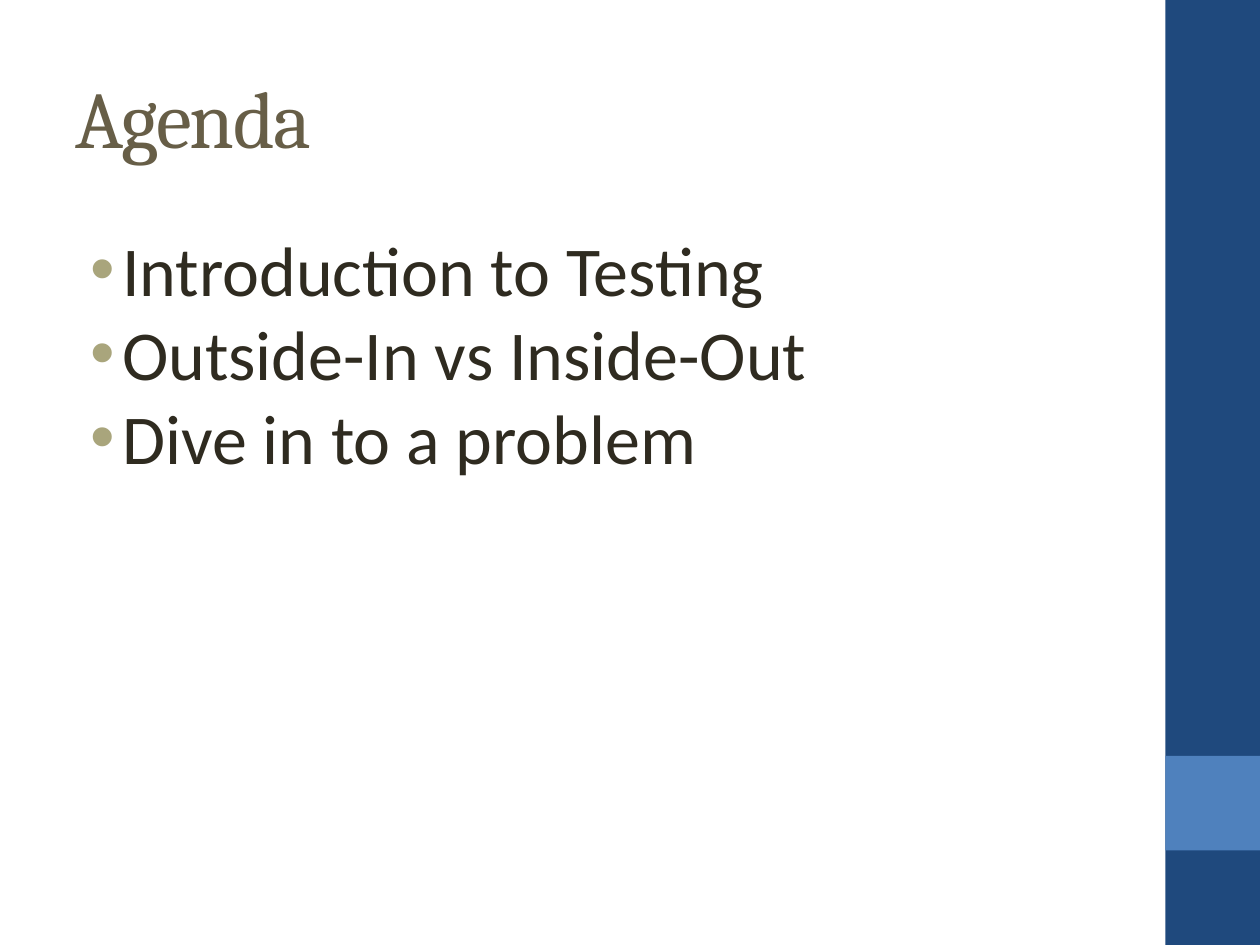
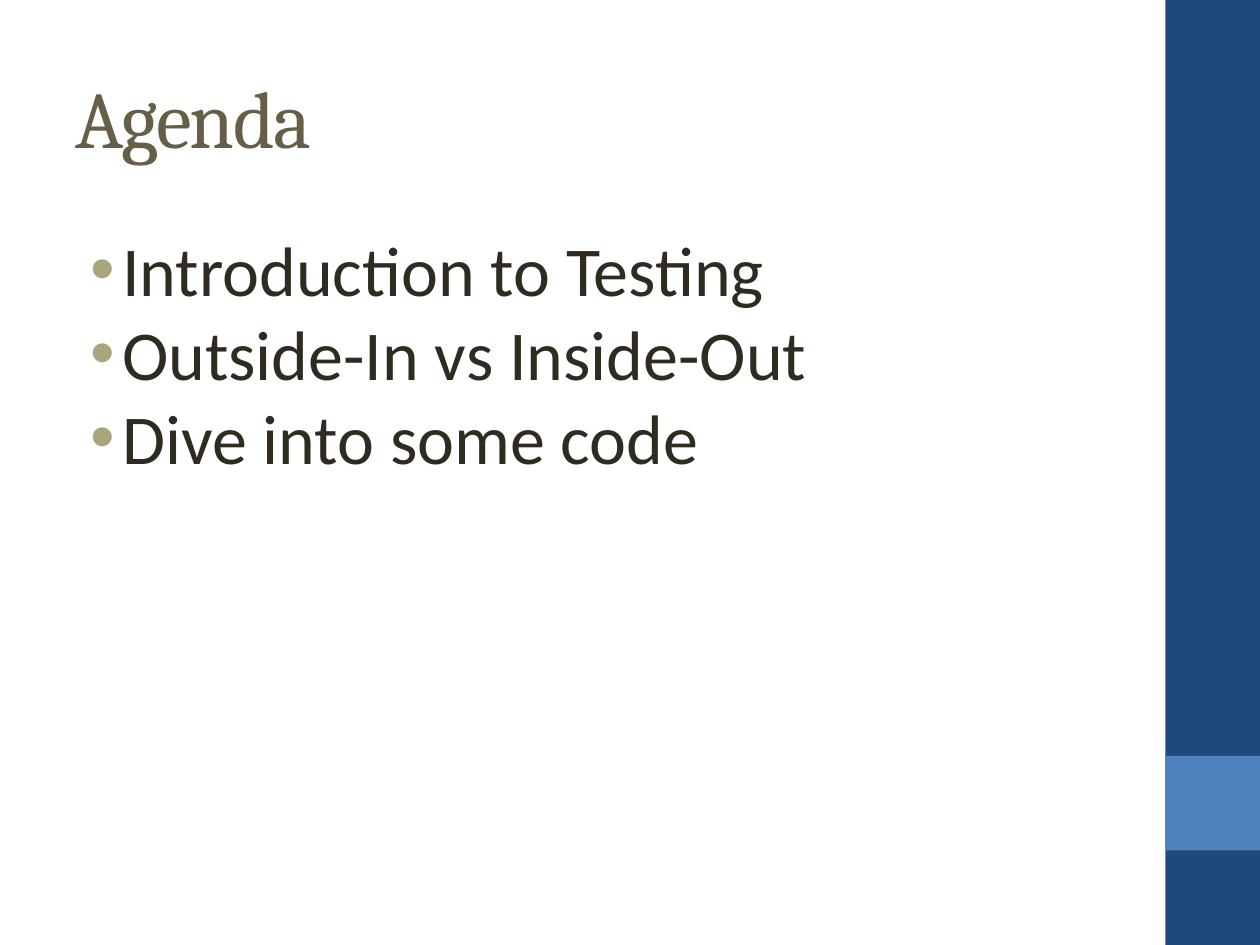
Before and after one commit to ijrussell/Outside-In-TDD, a slide deck: slide 2 of outside-in-tdd.pptx. Drawn at 1260x945 pixels with LibreOffice and Linux fonts; fonts in the diff are those of the drawing. Boxes give left, top, right and bottom in pixels: in the first picture for what was removed or moved away, otherwise in the second. Text is boxed around its words. In the diff, an @@ line names an element or a change of style, - is before the commit and + after.

```diff
--- a/outside-in-tdd.pptx
+++ b/outside-in-tdd.pptx
@@ text at (122, 415, 698, 465): text changed @@
-• Dive in to a problem
+• Dive into some code
```
Also in this commit, not shown: 1 other slide changed, 18 other files.
